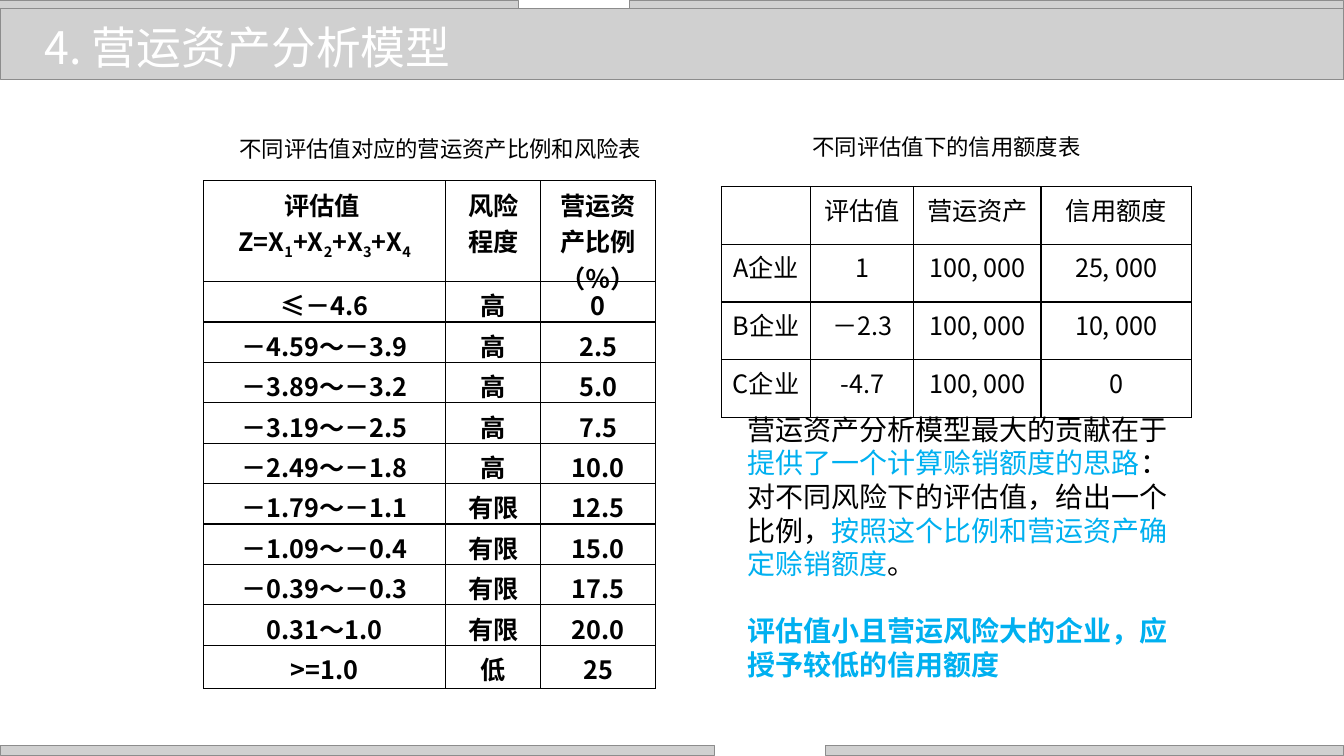
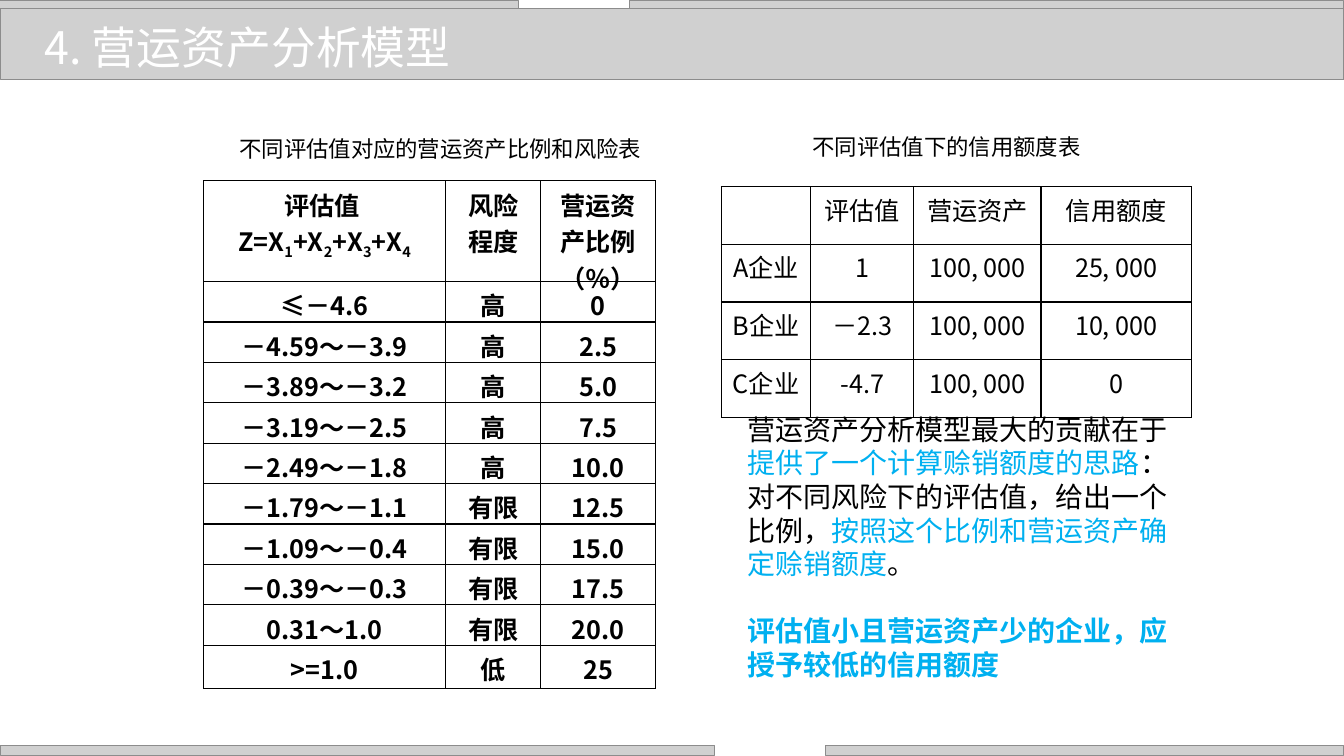
Before and after one commit to zhangjianzhang/internet_credit, a slide deck: slide 17 of files/slides/lecture_6.pptx. Drawn at 1344x756 pixels with LibreOffice and Linux fonts; fonts in the diff are those of the drawing; grey boxes stand for pictures; background and template pictures are left out. Boxes give left, top, right and bottom in pixels: in the first picture for what was removed or moved away, otherwise in the second. Text is boxed around its words. In the diff, an @@ line names an element or a change of style, - is before the commit and + after.

```diff
--- a/files/slides/lecture_6.pptx
+++ b/files/slides/lecture_6.pptx
@@ text at <box>747,617,1168,678</box>: text changed @@
-评估值小且营运风险大的企业，应授予较低的信用额度
+评估值小且营运资产少的企业，应授予较低的信用额度
```
Also in this commit, not shown: 4 other slides changed, 10 other files.
